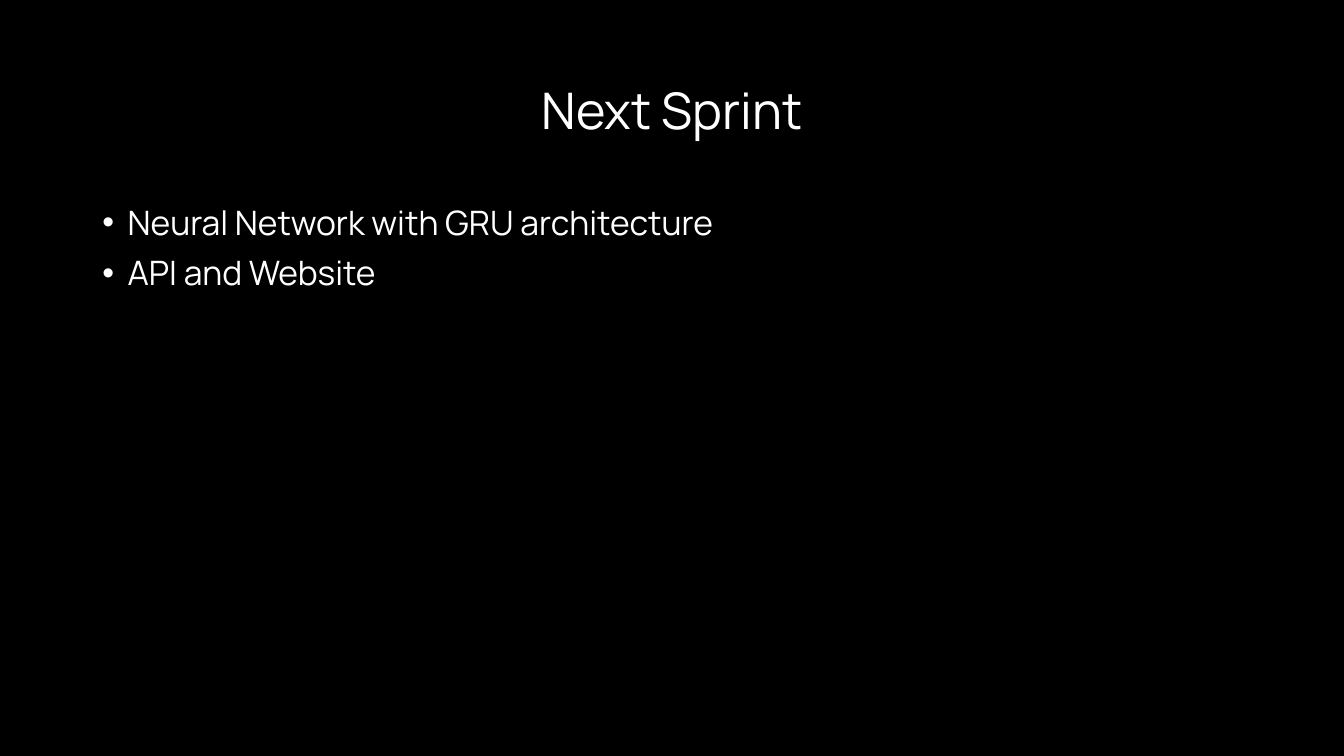
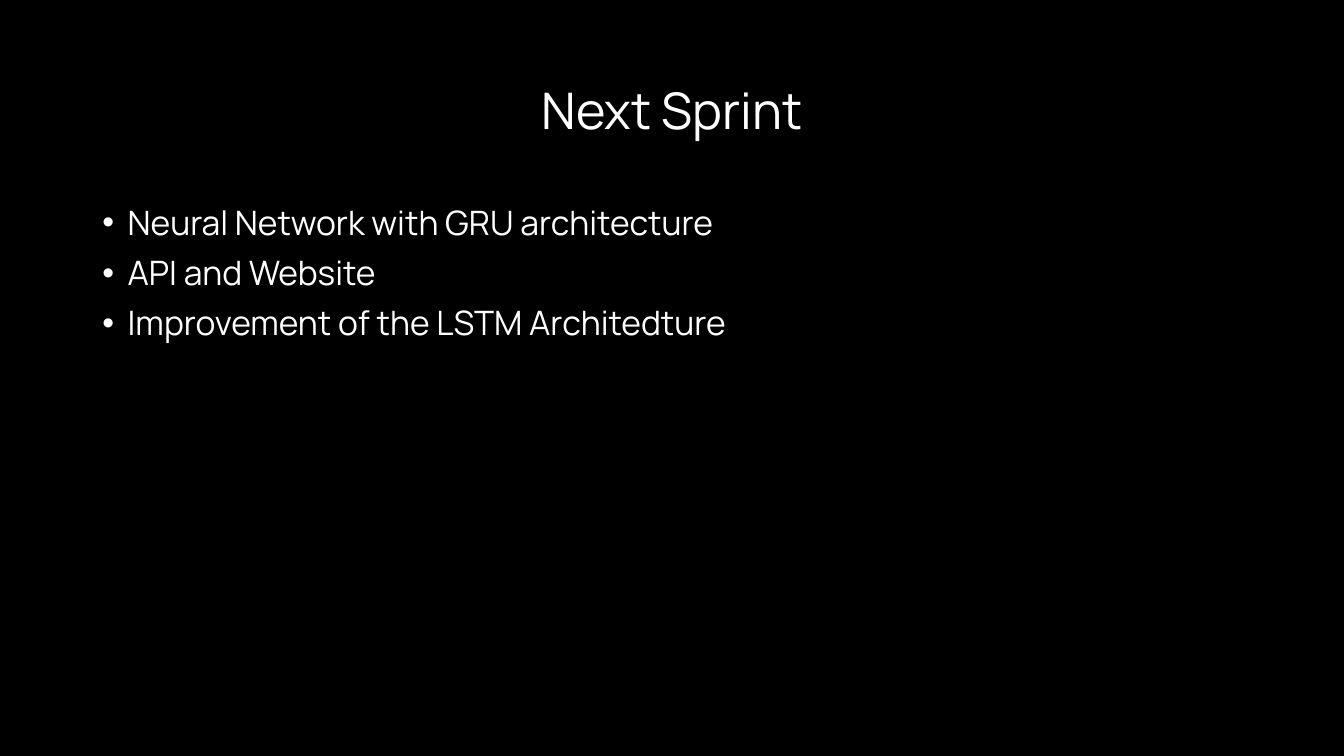
Before and after one commit to UrMango/psychobot, a slide deck: slide 8 of Presentations/PsychoBot - 1st Sprint.pptx. Drawn at 1344x756 pixels with LibreOffice and Linux fonts; fonts in the diff are those of the drawing. Boxes give left, top, right and bottom in pixels: in the first picture for what was removed or moved away, otherwise in the second. Text is boxed around its words. In the diff, an @@ line names an element or a change of style, - is before the commit and + after.

```diff
--- a/Presentations/PsychoBot - 1st Sprint.pptx
+++ b/Presentations/PsychoBot - 1st Sprint.pptx
@@ text at <box>128,310,726,343</box>: paragraph added @@
+• Improvement of the LSTM Architedture
```
Also in this commit, not shown: 1 other slide changed, 1 slide added, 1 slide removed.
